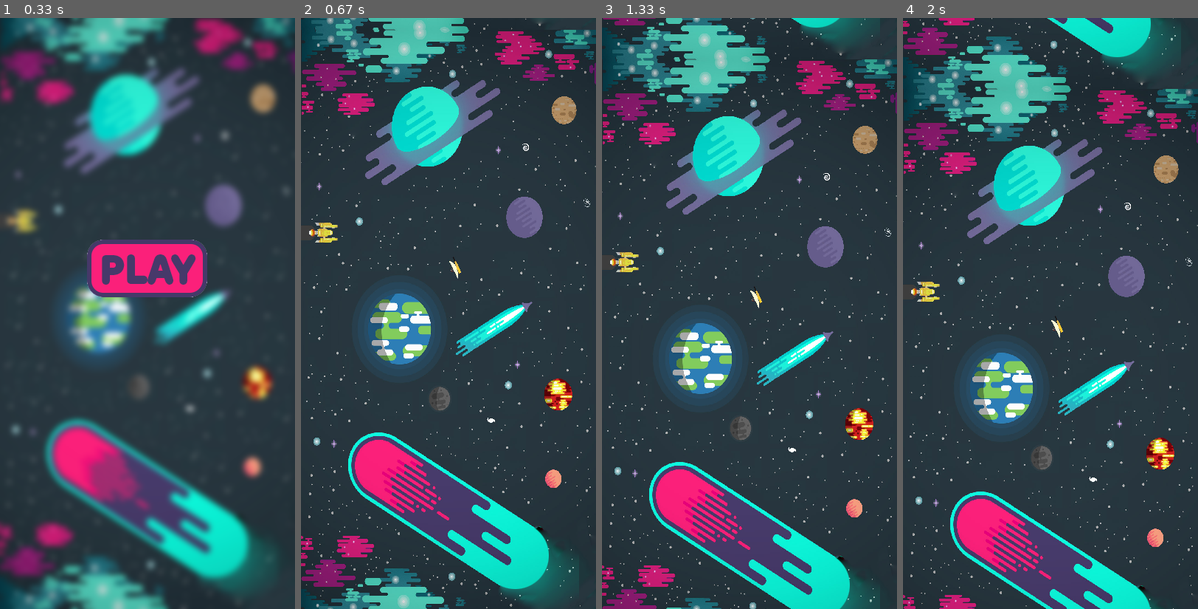
Above: before the commit, frames 1-4 (left to right).
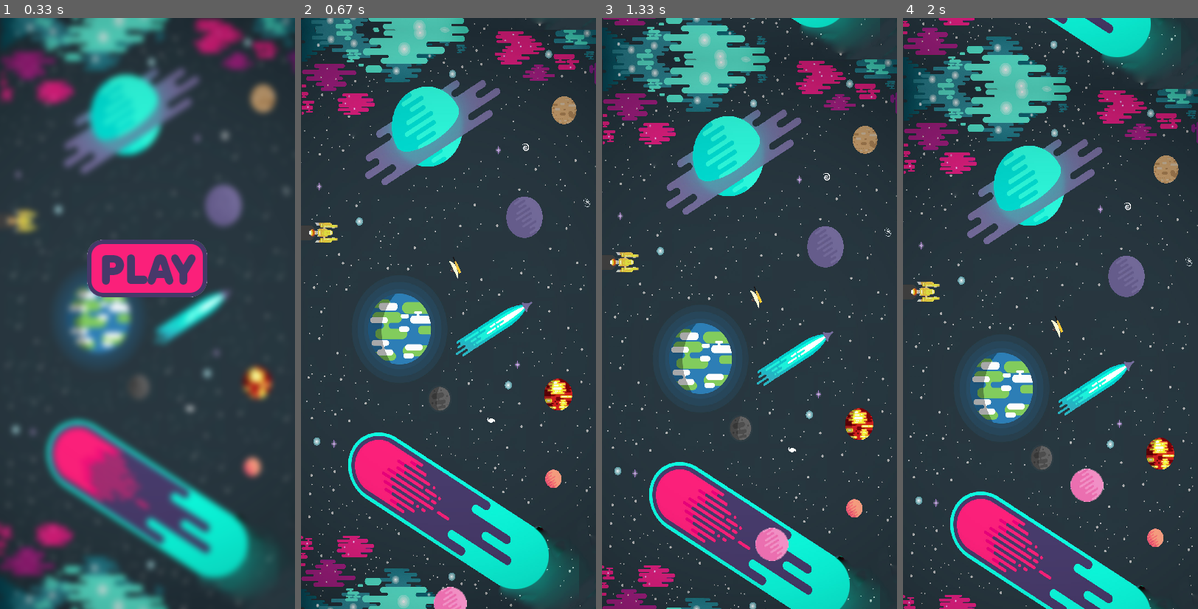
Above: after the commit, the same moments.

Repository: Protocs/pygame-for-kids
Game: pygame game, started from main.py
Two runs of this game, one before a commit and one after it. Both use one fixed random seed, a clock stepped at 60 frames per second and the inputs below.
Inputs (mouse positions are in pixels of both pictures, inside the frame that each line leads up to):
- Up to frame 1 (0.33 s): no input
- Up to frame 2 (0.67 s): click (448, 266) at 0.38 s
- Up to frame 3 (1.33 s): hold Right 0.83-1.3 s; move the mouse to (737, 337) at 0.87 s
- Up to frame 4 (2 s): hold Right 1.33-1.8 s; hold Left from 1.83 s (still down)

Frame 1 is identical in both runs. In frame 2, 0.4% of the frame differs, in the area x 45-57%, y 96-100%; in frame 3, 0.5%, in the area x 52-64%, y 86-92%; in frame 4, 0.5%.

Commit message:
Класс игрока

Diff:
--- a/pygameforkids/game.py
+++ b/pygameforkids/game.py
@@ -1,5 +1,6 @@
 import pygame
 from .other import load_image, terminate
+from .player import Player
 
 
 class Game:
@@ -8,6 +9,8 @@
         self.backgrounds = [[load_image("background.png"), (0, 0)],
                             [load_image("background.png"), (0, -800)]]
         self.game = True
+        self.all_sprites = pygame.sprite.Group()
+        self.player = Player(self, self.surface)
         self.clock = pygame.time.Clock()
 
     def run(self):
@@ -25,6 +28,8 @@
         self.background_scrolling()
         self.surface.blit(self.backgrounds[0][0], self.backgrounds[0][1])
         self.surface.blit(self.backgrounds[1][0], self.backgrounds[1][1])
+        self.all_sprites.draw(self.surface)
+        self.player.update()
         pygame.display.flip()
 
     def background_scrolling(self):
--- /dev/null
+++ b/pygameforkids/player.py
@@ -0,0 +1,20 @@
+import pygame
+
+from .other import load_image
+
+class Player(pygame.sprite.Sprite):
+    def __init__(self, game, surface):
+        super().__init__(game.all_sprites)
+        self.surface = surface
+        self.image = load_image("ball.png")
+        self.rect = self.image.get_rect()
+        self.rect.x = 180
+        self.rect.y = 800
+
+    def update(self):
+        self.rect.y -= 2
+
+        if pygame.key.get_pressed()[pygame.K_LEFT]:
+            self.rect.x -= 1
+        if pygame.key.get_pressed()[pygame.K_RIGHT]:
+            self.rect.x += 1
